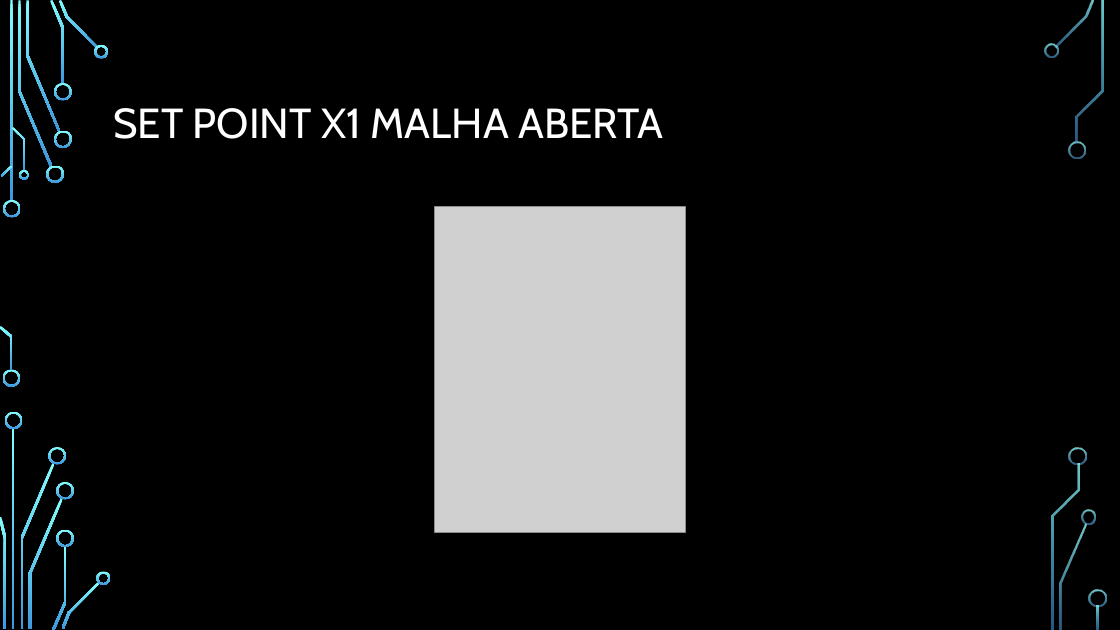
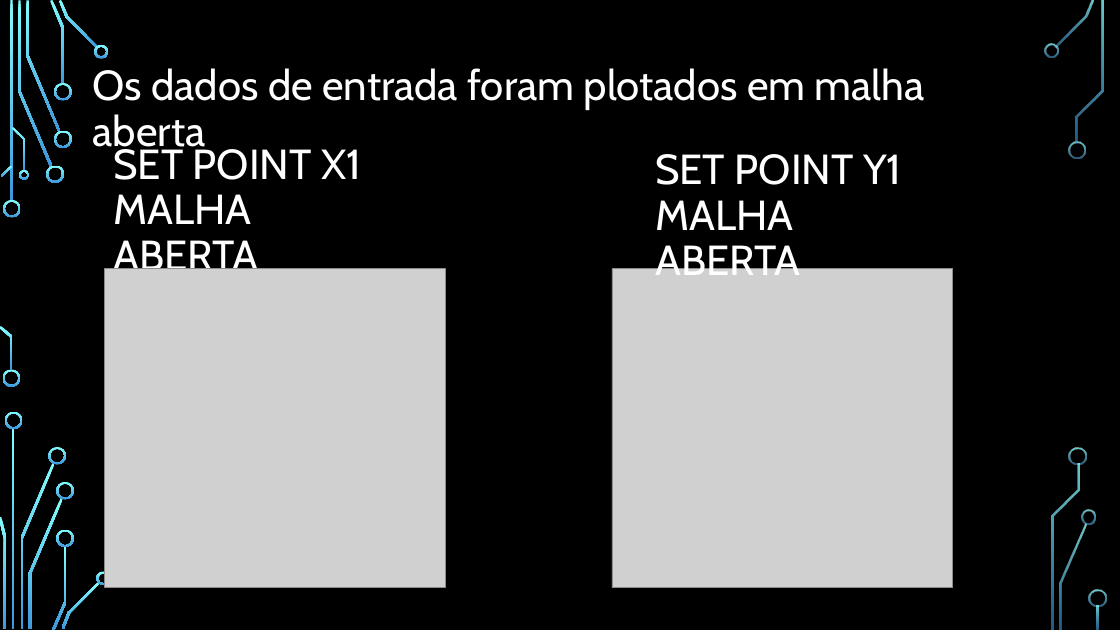
Before and after one commit to George-Luis-Costa/C213-Sistemas-Embarcados-, a slide deck: slide 2 of Projeto1/Apresentação.pptx (slide 3 before the commit). Drawn at 1120x630 pixels with LibreOffice and Linux fonts; fonts in the diff are those of the drawing; grey boxes stand for pictures; background and template pictures are left out. Boxes give left, top, right and bottom in pixels: in the first picture for what was removed or moved away, otherwise in the second. Text is boxed around its words. In the diff, an @@ line names an element or a change of style, - is before the commit and + after.

```diff
--- a/Projeto1/Apresentação.pptx
+++ b/Projeto1/Apresentação.pptx
@@ text added at box(93, 68, 925, 156), 36 pt, text #FFFFFF @@
+Os dados de entrada foram plotados em malha aberta
@@ title "SET POINT X1 MALHA ABERTA" rewrapped from box(113, 108, 663, 139) to box(113, 144, 361, 280) @@
@@ text added at box(655, 154, 902, 275), 36 pt, text #FFFFFF @@
+SET POINT Y1 MALHA ABERTA
@@ picture: place and size @@
-picture at box(434, 207, 686, 532)
+picture at box(105, 269, 445, 588)
@@ picture added at box(613, 269, 953, 588) @@
```
Also in this commit, not shown: 4 other slides changed, 5 slides added, 1 slide removed.
